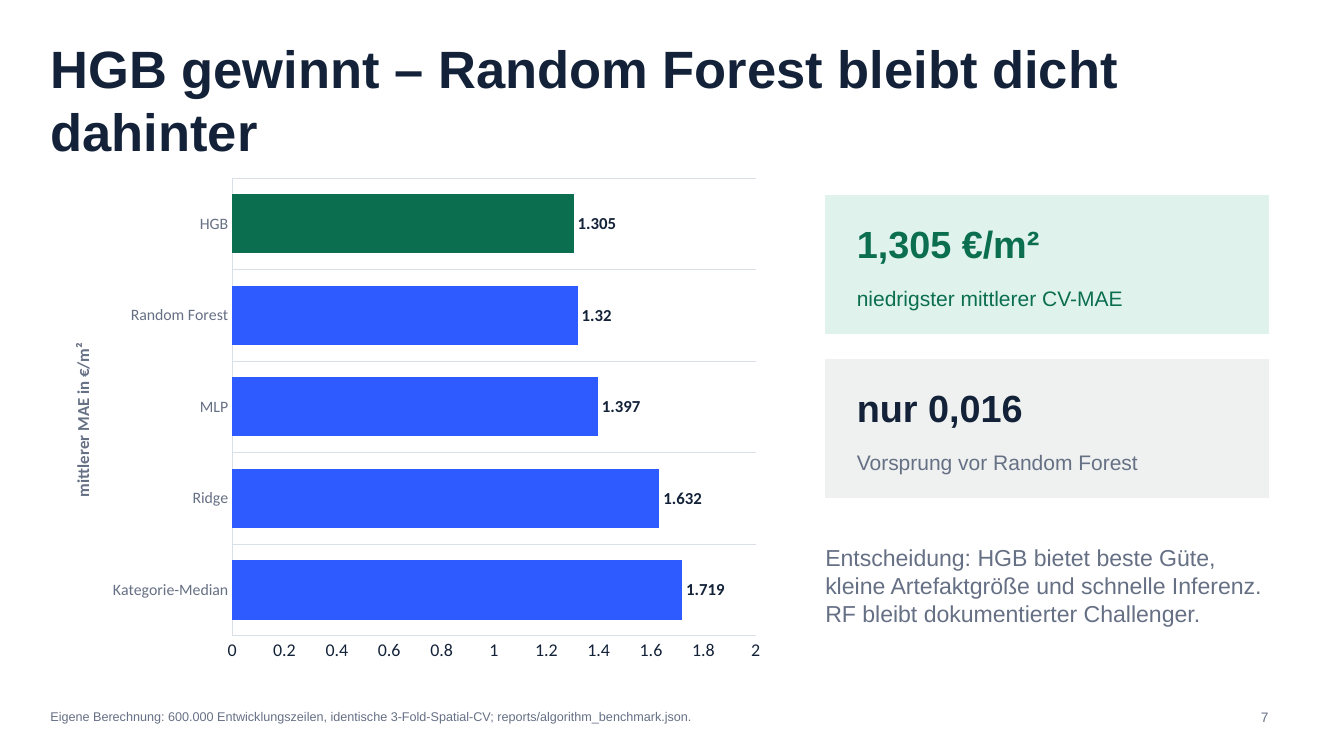
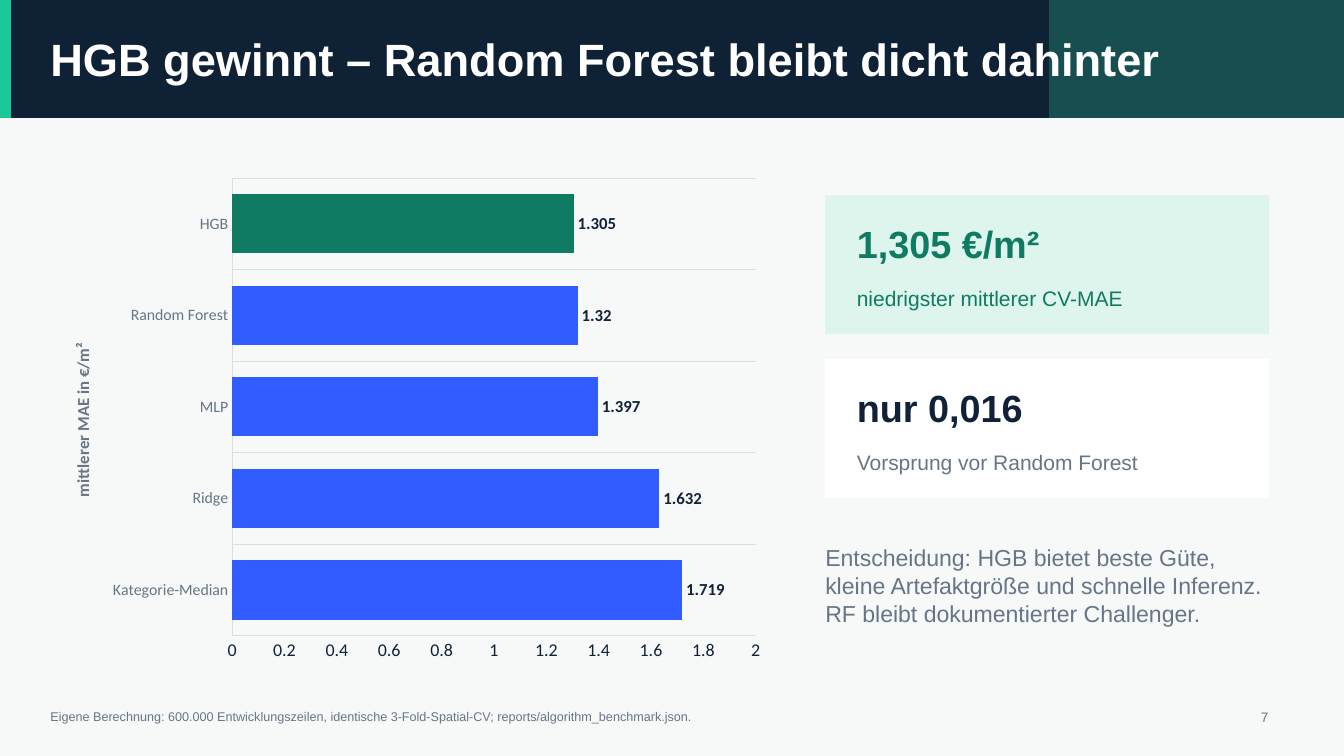
Before and after one commit to neleknaak-31/MietCheck, a slide deck: slide 7 of deliverables/MietCheck_Praesentation.pptx. Drawn at 1344x756 pixels with LibreOffice and Linux fonts; fonts in the diff are those of the drawing. Boxes give left, top, right and bottom in pixels: in the first picture for what was removed or moved away, otherwise in the second. Text is boxed around its words. In the diff, an @@ line names an element or a change of style, - is before the commit and + after.

Commit message:
Align QUA3CK notebooks and presentation

```diff
--- a/deliverables/MietCheck_Praesentation.pptx
+++ b/deliverables/MietCheck_Praesentation.pptx
@@ background #FFFFFF to #F7F9F8 @@
@@ rectangle added at box(0, 0, 1344, 118), fill #0F2134, outline #0F2134 0 pt @@
@@ rectangle added at box(0, 0, 10, 118), fill #19C99A, outline #19C99A 0 pt @@
@@ rectangle added at box(1051, 0, 1344, 118), fill #174F50, outline #174F50 0 pt @@
@@ text "HGB gewinnt – Random Forest ..." at box(50, 41, 1159, 85): size 37.5 to 32.2 pt, text colour #132238 to #FFFFFF @@
@@ bar chart at box(50, 168, 775, 673) @@
@@ colour of Series 1 #2D5BFF to #315CFF @@
@@ data labels of Series 1 changed @@
@@ colours of single points changed @@
@@ category axis changed @@
@@ value axis changed @@
@@ background changed @@
@@ border changed @@
@@ rectangle: place and size @@
-rectangle at box(826, 359, 1269, 498)
+rectangle at box(826, 196, 1269, 335)
@@ rectangle at box(826, 196, 1269, 335): fill #EEF1EF to #DDF5ED; outline #EEF1EF 0 pt to #DDF5ED 0 pt @@
@@ rectangle removed at box(826, 196, 1269, 335) @@
@@ text "1,305 €/m²" at box(857, 230, 1040, 264): text colour #0B6E4F to #0F7B62 @@
@@ text "niedrigster mittlerer CV-MAE" at box(857, 290, 1122, 311): text colour #0B6E4F to #0F7B62 @@
@@ rectangle added at box(826, 359, 1269, 498), fill #FFFFFF, outline #FFFFFF 0 pt @@
@@ text "nur 0,016" at box(857, 395, 1023, 428): text colour #132238 to #102138 @@
@@ text "Vorsprung vor Random Forest" at box(857, 455, 1137, 474): text colour #667085 to #667587 @@
```
Also in this commit, not shown: 13 other slides changed, 16 other files.
